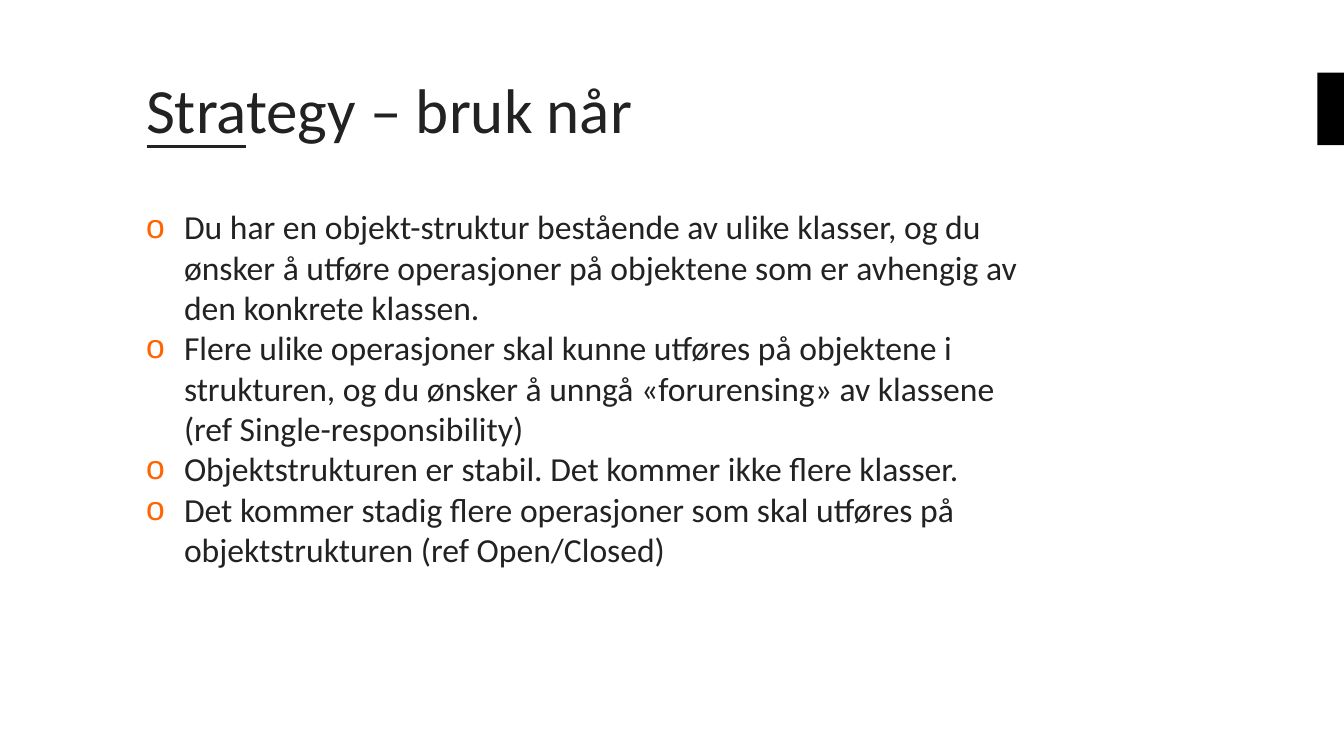
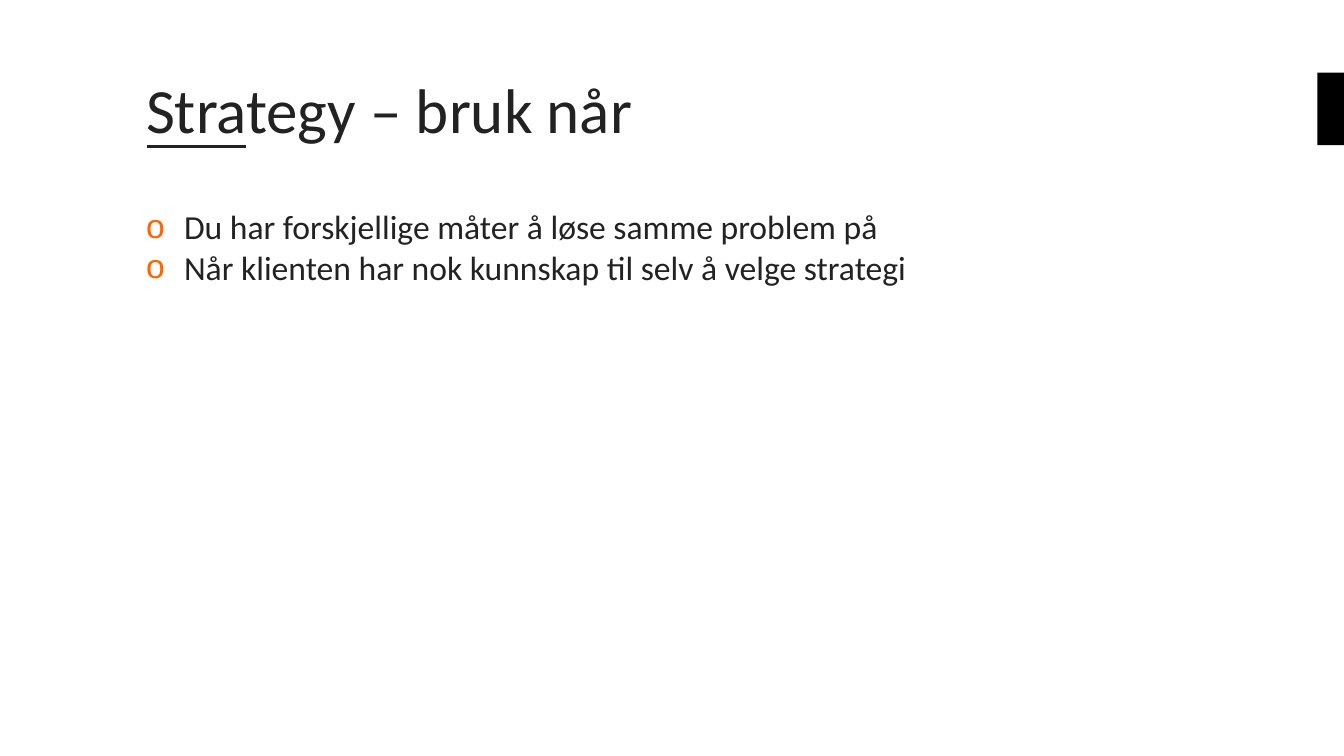
Before and after one commit to bouvet/VisitorAndStrategyPattern, a slide deck: slide 15 of Presentasjon.pptx (slide 12 before the commit). Drawn at 1344x756 pixels with LibreOffice and Linux fonts; fonts in the diff are those of the drawing; background and template pictures are left out. Boxes give left, top, right and bottom in pixels: in the first picture for what was removed or moved away, otherwise in the second. Text is boxed around its words. In the diff, an @@ line names an element or a change of style, - is before the commit and + after.

Commit message:
Har lagt inn Strategy i presentasjon

```diff
--- a/Presentasjon.pptx
+++ b/Presentasjon.pptx
@@ text at (184,215,906,286): text changed @@
-o Du har en objekt-struktur bestående av ulike klasser, og du ønsker å utføre operasjoner på objektene som er avhengig av den konkrete klassen.
-o Flere ulike operasjoner skal kunne utføres på objektene i strukturen, og du ønsker å unngå «forurensing» av klassene (ref Single-responsibility)
-o Objektstrukturen er stabil. Det kommer ikke flere klasser.
-o Det kommer stadig flere operasjoner som skal utføres på objektstrukturen (ref Open/Closed)
+o Du har forskjellige måter å løse samme problem på
+o Når klienten har nok kunnskap til selv å velge strategi
```
Also in this commit, not shown: 4 other slides changed, 4 slides added, 1 slide removed.
